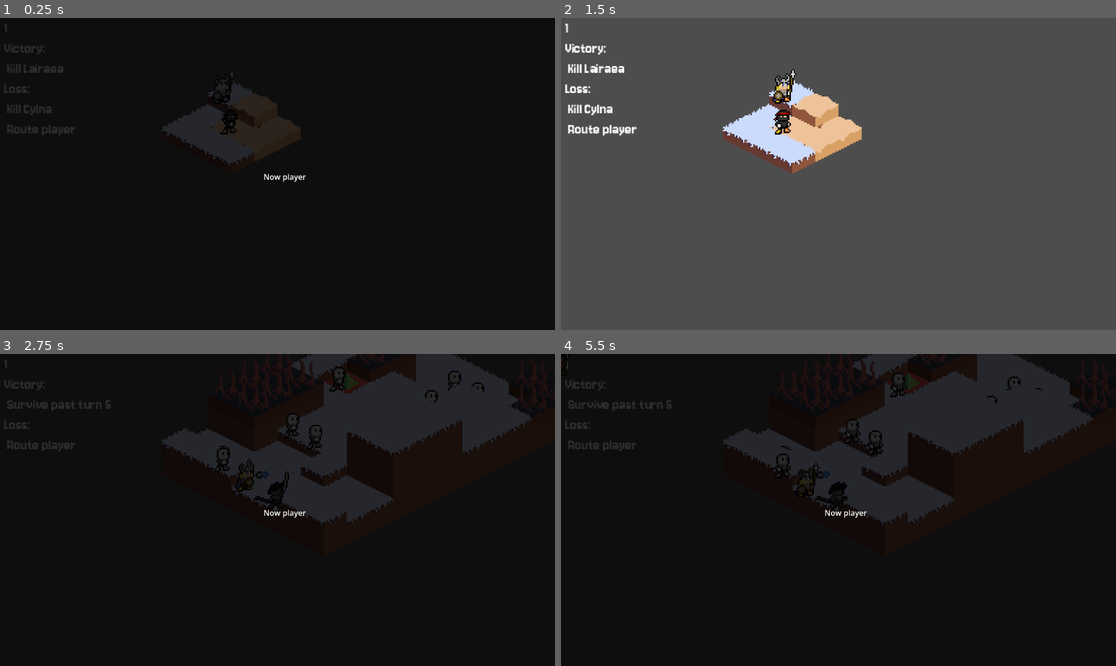
Above: before the commit, frames 1-4 (two rows, left to right).
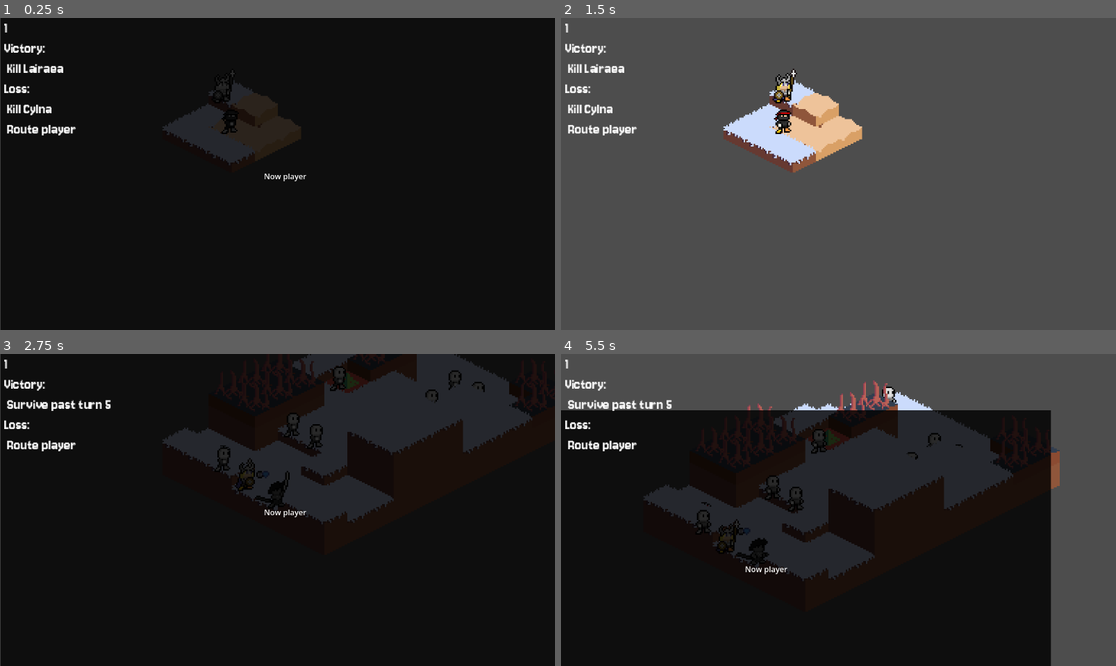
Above: after the commit, the same moments.

Repository: Puffe14/godot-breaker-srpg
Game: Godot game, scene res://nodes/main_gui.tscn
Same seed, same stepped clock (60 frames per second), same inputs: the game is played once before the commit and once after it.
Inputs (mouse positions are in pixels of both pictures, inside the frame that each line leads up to):
- Up to frame 1 (0.25 s): no input
- Up to frame 2 (1.5 s): tap Enter at 0.5 s; drag from (838, 127) to (894, 105) at 0.52 s; drag from (838, 127) to (810, 236) at 1.27 s
- Up to frame 3 (2.75 s): tap R (retry) at 2 s; move the mouse to (255, 475) at 2.02 s; tap Tab (deselect) at 2.1 s; click (255, 475) at 2.17 s
- Up to frame 4 (5.5 s): drag from (1071, 394) to (932, 497) at 2.77 s; tap R (retry) at 3.5, 5 s; drag from (1049, 407) to (866, 510) at 3.52 s; drag from (1071, 394) to (755, 432) at 4.27 s; move the mouse to (1049, 407) at 5.02 s; tap Tab (deselect) at 5.1 s; click (1049, 407) at 5.17 s

The runs differ from the first frame. In frame 1, 1.1% of the frame differs, in the area x 0-56%, y 0-100%; in frame 2, 0.7%; in frame 3, 1.6%; in frame 4, 41%, in the area x 0-100%, y 0-100%.

Commit message:
Added Camera2D for player that follows mouse and camera margins.

Diff:
--- a/main_menu.tscn
+++ b/main_menu.tscn
@@ -61,52 +61,52 @@
 	COLOR = vec4(vec3(gray), color.a);
 }"
 
-[node name="Node2D" type="Node2D" node_paths=PackedStringArray("timer", "map")]
+[node name="Node2D" type="Node2D" unique_id=1098047363 node_paths=PackedStringArray("timer", "map")]
 script = ExtResource("1_glbon")
 timer = NodePath("TestTimer")
 combat = SubResource("Resource_cm266")
 map = NodePath("MapNode")
 game = ExtResource("3_cm266")
 
-[node name="MapNode" parent="." instance=ExtResource("2_j5v2v")]
+[node name="MapNode" parent="." unique_id=436641020 instance=ExtResource("2_j5v2v")]
 position = Vector2(336, 202)
 scale = Vector2(3, 3)
 field_map = ExtResource("3_iotk1")
 
-[node name="Control" type="Control" parent="."]
+[node name="Control" type="Control" parent="." unique_id=1792003163]
 layout_mode = 3
 anchors_preset = 0
 offset_right = 40.0
 offset_bottom = 40.0
 
-[node name="Label" type="Label" parent="Control"]
+[node name="Label" type="Label" parent="Control" unique_id=1759263292]
 layout_mode = 0
 offset_right = 40.0
 offset_bottom = 23.0
 text = "Hallo"
 
-[node name="TurnLabel" type="Label" parent="Control"]
+[node name="TurnLabel" type="Label" parent="Control" unique_id=181541543]
 layout_mode = 0
 offset_top = 22.0
 offset_right = 41.0
 offset_bottom = 45.0
 text = "Hallo"
 
-[node name="MenuControl" type="Control" parent="Control"]
+[node name="MenuControl" type="Control" parent="Control" unique_id=14041129]
 anchors_preset = 0
 offset_left = 10.0
 offset_top = 32.0
 offset_right = 50.0
 offset_bottom = 72.0
 
-[node name="Node2D" parent="." instance=ExtResource("2_7vrkn")]
+[node name="Node2D" parent="." unique_id=2114062860 instance=ExtResource("2_7vrkn")]
 position = Vector2(48, 77)
 unit = ExtResource("3_8qtwp")
 texture = ExtResource("4_glbon")
 frames = ExtResource("5_0o4t1")
 shader = SubResource("Shader_g8g3n")
 
-[node name="Node2D2" parent="." instance=ExtResource("2_7vrkn")]
+[node name="Node2D2" parent="." unique_id=391395166 instance=ExtResource("2_7vrkn")]
 position = Vector2(172, 75)
 unit = ExtResource("3_jix8l")
 texture = ExtResource("3_fu7sn")
@@ -114,39 +114,39 @@
 shader = SubResource("Shader_8u0te")
 flip = true
 
-[node name="Dummy" parent="." instance=ExtResource("2_7vrkn")]
+[node name="Dummy" parent="." unique_id=1439522486 instance=ExtResource("2_7vrkn")]
 position = Vector2(298, 75)
 unit = ExtResource("5_nlkkf")
 texture = ExtResource("6_qe12f")
 shader = SubResource("Shader_oiatc")
 flip = true
 
-[node name="Dummy2" parent="." instance=ExtResource("2_7vrkn")]
+[node name="Dummy2" parent="." unique_id=538528826 instance=ExtResource("2_7vrkn")]
 position = Vector2(456, 138)
 unit = ExtResource("16_8u0te")
 frames = ExtResource("16_g8g3n")
 shader = SubResource("Shader_mg3m2")
 flip = true
 
-[node name="TestTimer" type="Timer" parent="."]
+[node name="TestTimer" type="Timer" parent="." unique_id=2070590423]
 wait_time = 3.0
 autostart = true
 
-[node name="SpinBox" type="SpinBox" parent="."]
+[node name="SpinBox" type="SpinBox" parent="." unique_id=120195531]
 offset_left = 410.0
 offset_top = 19.0
 offset_right = 496.5625
 offset_bottom = 50.0
 max_value = 3.0
 
-[node name="UpdateButton" type="Button" parent="."]
+[node name="UpdateButton" type="Button" parent="." unique_id=1784675931]
 offset_left = 412.0
 offset_top = 62.0
 offset_right = 477.0
 offset_bottom = 94.0
 text = "Update"
 
-[node name="UpdateButton2" type="Button" parent="."]
+[node name="UpdateButton2" type="Button" parent="." unique_id=1842972230]
 offset_left = 412.0
 offset_top = 256.0
 offset_right = 477.0
--- a/nodes/main_gui.tscn
+++ b/nodes/main_gui.tscn
@@ -4,6 +4,7 @@
 [ext_resource type="PackedScene" uid="uid://diiheyi84s1fi" path="res://nodes/maps/map_node.tscn" id="2_7wb8r"]
 [ext_resource type="Resource" uid="uid://52m2blhp25hg" path="res://resources/data/test_game.tres" id="2_spby4"]
 [ext_resource type="Resource" uid="uid://ck2g62guljqbd" path="res://resources/data/masp/test_map_field.tres" id="3_spby4"]
+[ext_resource type="Script" uid="uid://b4iefuqxu83oa" path="res://nodes/player_camera.gd" id="8_lw646"]
 [ext_resource type="PackedScene" uid="uid://c73exgfedhbd7" path="res://nodes/menus/unit_container.tscn" id="9_4lkkm"]
 [ext_resource type="FontFile" uid="uid://b1q1y0wi884fk" path="res://resources/fonts/Jersey_10/Jersey10-Regular.ttf" id="9_qdy25"]
 [ext_resource type="PackedScene" uid="uid://d3leony1sl4j3" path="res://nodes/menus/tile_container.tscn" id="10_4lkkm"]
@@ -16,12 +17,12 @@
 script = ExtResource("1_q7ebc")
 map = NodePath("MapNode")
 game = ExtResource("2_spby4")
-hud_node = NodePath("HUD")
-menu_node = NodePath("HUD/MenuControl")
+hud_node = NodePath("CanvasLayer/HUD")
+menu_node = NodePath("CanvasLayer/HUD/MenuControl")
 unit_list_node = NodePath("UnitNodeList")
-map_info_label = NodePath("HUD/MapInfoLabel")
-unit_container = NodePath("HUD/UnitContainer")
-tile_container = NodePath("HUD/TileContainer")
+map_info_label = NodePath("CanvasLayer/HUD/MapInfoLabel")
+unit_container = NodePath("CanvasLayer/HUD/UnitContainer")
+tile_container = NodePath("CanvasLayer/HUD/TileContainer")
 
 [node name="MapNode" parent="." unique_id=1417285264 instance=ExtResource("2_7wb8r")]
 position = Vector2(336, 202)
@@ -30,14 +31,16 @@
 
 [node name="UnitNodeList" type="Node" parent="." unique_id=2145727142]
 
-[node name="HUD" type="Control" parent="." unique_id=113286467]
+[node name="CanvasLayer" type="CanvasLayer" parent="." unique_id=126515447]
+
+[node name="HUD" type="Control" parent="CanvasLayer" unique_id=113286467]
 layout_mode = 3
 anchors_preset = 0
 offset_right = 40.0
 offset_bottom = 40.0
 theme = SubResource("Theme_mvnht")
 
-[node name="UnitContainer" parent="HUD" unique_id=828232133 instance=ExtResource("9_4lkkm")]
+[node name="UnitContainer" parent="CanvasLayer/HUD" unique_id=828232133 instance=ExtResource("9_4lkkm")]
 z_index = 12
 layout_mode = 0
 offset_left = 850.0
@@ -45,14 +48,14 @@
 offset_right = 1134.0
 offset_bottom = 238.0
 
-[node name="TileContainer" parent="HUD" unique_id=1353515007 instance=ExtResource("10_4lkkm")]
+[node name="TileContainer" parent="CanvasLayer/HUD" unique_id=1353515007 instance=ExtResource("10_4lkkm")]
 layout_mode = 0
 offset_left = 921.0
 offset_top = 565.0
 offset_right = 1136.0
 offset_bottom = 632.0
 
-[node name="MapInfoLabel" type="Label" parent="HUD" unique_id=1166450183]
+[node name="MapInfoLabel" type="Label" parent="CanvasLayer/HUD" unique_id=1166450183]
 layout_mode = 0
 offset_left = 9.0
 offset_top = 4.0
@@ -60,8 +63,16 @@
 offset_bottom = 22.0
 scale = Vector2(2, 2)
 
-[node name="MenuControl" type="Control" parent="HUD" unique_id=1583445029]
+[node name="MenuControl" type="Control" parent="CanvasLayer/HUD" unique_id=1583445029]
 z_index = 12
 anchors_preset = 0
 offset_right = 40.0
 offset_bottom = 40.0
+
+[node name="Camera2D" type="Camera2D" parent="." unique_id=337985527 node_paths=PackedStringArray("menu_control")]
+position = Vector2(575, 325)
+process_callback = 0
+drag_horizontal_enabled = true
+drag_vertical_enabled = true
+script = ExtResource("8_lw646")
+menu_control = NodePath("../CanvasLayer/HUD/MenuControl")
--- /dev/null
+++ b/nodes/player_camera.gd
@@ -0,0 +1,30 @@
+extends Camera2D
+
+@export var view_width = 1000
+@export var view_height = 600
+@export var horizontal_speed = 2
+@export var vertical_speed = 2
+@export var menu_control: Control = null
+
+# Called when the node enters the scene tree for the first time.
+func _ready() -> void:
+	pass # Replace with function body.
+
+
+# Called every frame. 'delta' is the elapsed time since the previous frame.
+func _process(delta: float) -> void:
+	# don't move camera if there are menus in view
+	## TODO: More elegant solution not based on size > 1
+	if menu_control:
+		var kids = menu_control.get_children(true)
+		if not kids.is_empty() and not kids[0].get_children().is_empty(): return
+	# move camera up or down based mouse compared to margin positions
+	var cursor_position = get_viewport().get_mouse_position()
+	if cursor_position.x < drag_left_margin*view_width:
+		offset.x -= horizontal_speed
+	if cursor_position.x > (1-drag_right_margin)*view_width:
+		offset.x += horizontal_speed
+	if cursor_position.y < drag_top_margin*view_height:
+		offset.y -= vertical_speed
+	if cursor_position.y > (1-drag_bottom_margin)*view_height:
+		offset.y += vertical_speed
--- a/scripts/ui/unit_node.gd
+++ b/scripts/ui/unit_node.gd
@@ -17,6 +17,7 @@
 		frames = load("res://resources/images/animation/"+unit.character.picture_name+".tres")
 
 func list_status_icons():
+	if not unit: return
 	if icon_control:
 		icon_control.set_icons(unit.status)
 		icon_control.set_wounds(unit)
Not shown: 1 places in main_menu.tscn that only renumber resources
Not shown, added: nodes/player_camera.gd.uid
